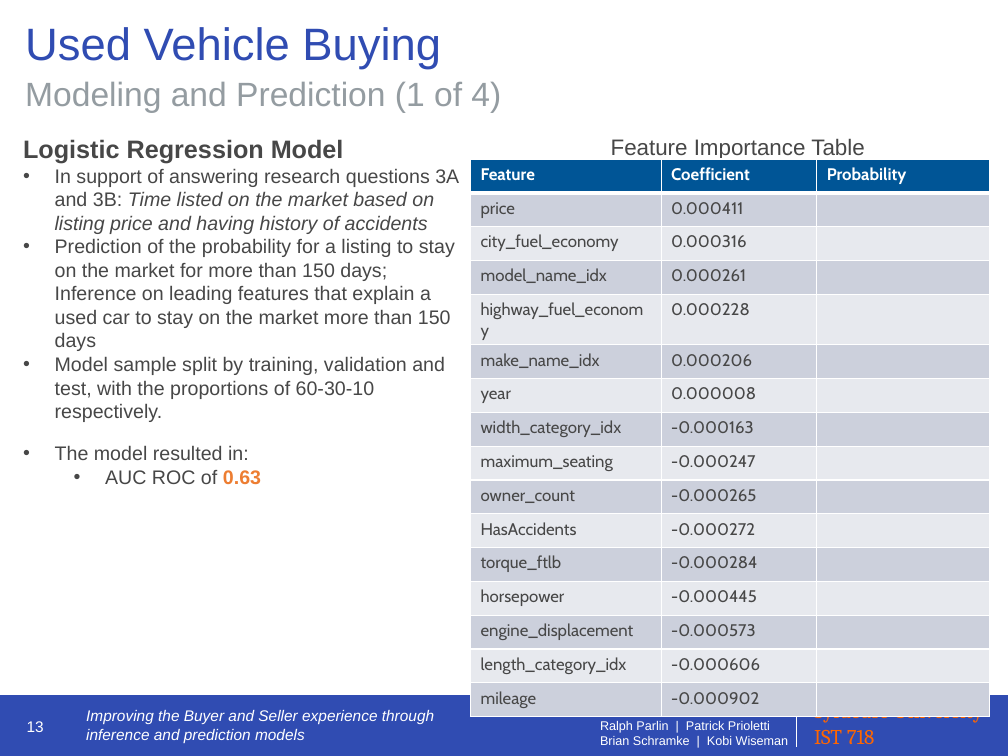
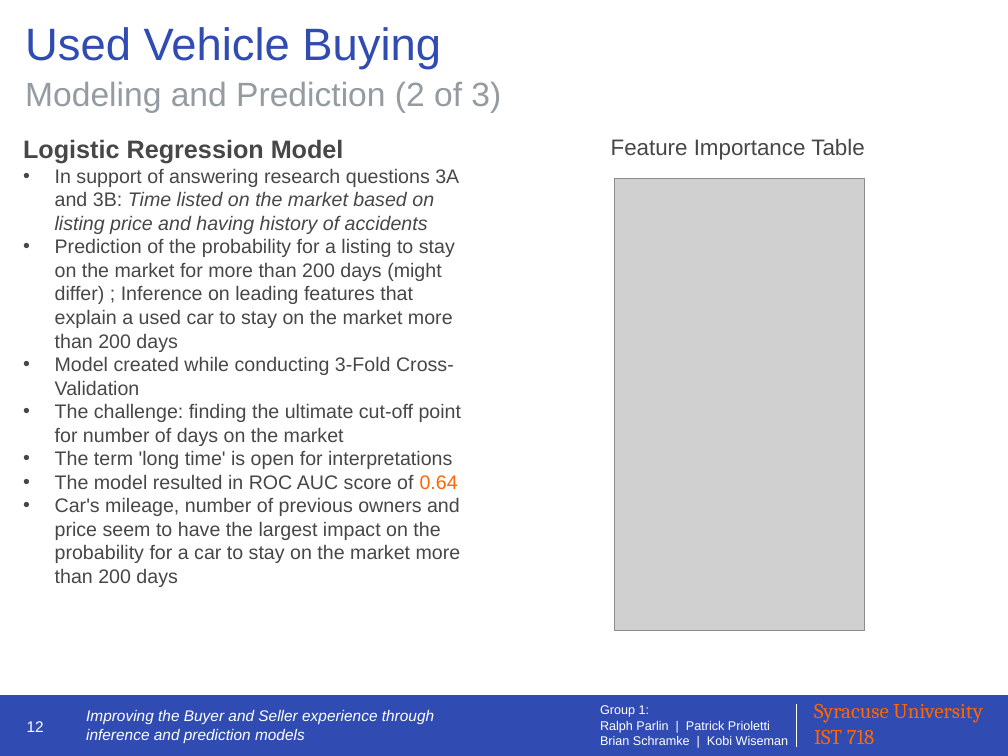
Before and after one commit to IST-718-Fall-2020/project_presentation-group1, a slide deck: slide 12 of group1_presentation_slides.pptx (slide 13 before the commit). Drawn at 1008x756 pixels with LibreOffice and Linux fonts; fonts in the diff are those of the drawing; grey boxes stand for pictures. Boxes give left, top, right and bottom in pixels: in the first picture for what was removed or moved away, otherwise in the second. Text is boxed around its words. In the diff, an @@ line names an element or a change of style, - is before the commit and + after.

Commit message:
Update

```diff
--- a/group1_presentation_slides.pptx
+++ b/group1_presentation_slides.pptx
@@ text at (x1=25, y1=82, x2=501, y2=113): text changed @@
-Modeling and Prediction (1 of 4)
+Modeling and Prediction (2 of 3)
@@ table removed at (x1=471, y1=159, x2=990, y2=712), 16 rows, 3 columns @@
-Feature | Coefficient | Probability
-price | 0.000411 | 
-city_fuel_economy | 0.000316 | 
-model_name_idx | 0.000261 | 
-highway_fuel_economy | 0.000228 | 
-make_name_idx | 0.000206 | 
-year | 0.000008 | 
-width_category_idx | -0.000163 | 
-maximum_seating | -0.000247 | 
-owner_count | -0.000265 | 
-HasAccidents | -0.000272 | 
-torque_ftlb | -0.000284 | 
-horsepower | -0.000445 | 
-engine_displacement | -0.000573 | 
-length_category_idx | -0.000606 | 
-mileage | -0.000902 | 
@@ picture added at (x1=615, y1=178, x2=865, y2=631) @@
@@ text at (x1=55, y1=238, x2=462, y2=587): text changed @@
-• Prediction of the probability for a listing to stay on the market for more than 150 days; Inference on leading features that explain a used car to stay on the market more than 150 days
-• Model sample split by training, validation and test, with the proportions of 60-30-10 respectively.
-• The model resulted in:
-  • AUC ROC of 0.63
+• Prediction of the probability for a listing to stay on the market for more than 200 days (might differ) ; Inference on leading features that explain a used car to stay on the market more than 200 days
+• Model created while conducting 3-Fold Cross-Validation
+• The challenge: finding the ultimate cut-off point for number of days on the market
+• The term 'long time' is open for interpretations
+• The model resulted in ROC AUC score of 0.64
+• Car's mileage, number of previous owners and price seem to have the largest impact on the probability for a car to stay on the market more than 200 days
@@ page number at (x1=27, y1=721, x2=44, y2=732): text changed @@
-13
+12
```
Also in this commit, not shown: 13 other slides changed, 1 slide added, 4 slides removed.
